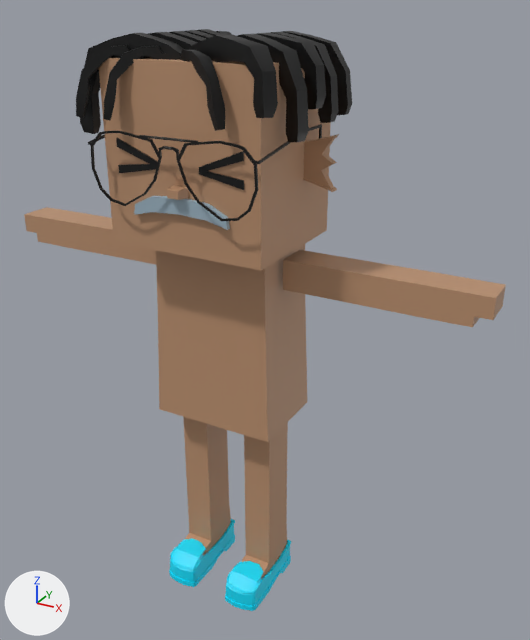
What one commit did to the FBX model mustachiorascals/fbx/48df090a-7176-47d9-8b9a-dd7215132815.fbx.
Both versions are drawn from a 50 mm lens placed at (0.0176, -0.0275, 0.0296), pointed at (0.0014, 0.002, 0.0149). Arrows for +X, +Y and +Z are at lower left; the lights stay in place. Where no turn or scale is listed for an object, it has been applied to the vertices.

The first picture shows 'e_6', 'ew_aviator_2', 'eye_6', 'f_loafers', 'h_coiled', 'm_anchorman', 'mustachio_arms', 'mustachio_body', 'mustachio_head', 'mustachio_legs'.
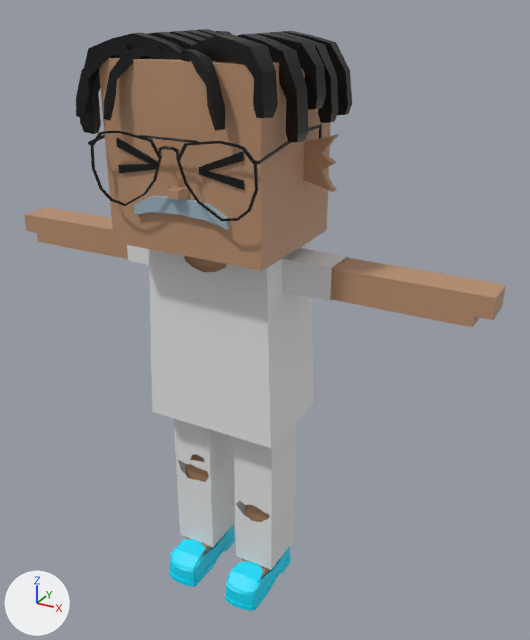
Changed parts and their boxes (x1, y1, x2, y2) in the pictures (530 x 640 px):
'c_shirt_1', added
    after: (149, 240, 314, 448)
'c_rippedjeans', added
    after: (174, 419, 297, 570)
'c_shirt_2', added
    after: (127, 245, 348, 301)
'mustachio_body', unchanged, covered by the edit
    before: (156, 244, 307, 442)
    after: (184, 256, 227, 273)
'mustachio_legs', unchanged, covered by the edit
    before: (183, 417, 288, 579)
    after: (184, 454, 270, 579)

Diff of the bpy script that builds the scene:
```diff
--- a/mustachiorascals/fbx/48df090a-7176-47d9-8b9a-dd7215132815.fbx.py
+++ b/mustachiorascals/fbx/48df090a-7176-47d9-8b9a-dd7215132815.fbx.py
@@ mat_lower_garment @@
+mat_lower_garment = principled_material('lower_garment')
+mat_lower_garment.base_color = (0.8, 0.8, 0.8)  # white #e7e7e7
@@ mat_upper_garment_1 @@
+mat_upper_garment_1 = principled_material('upper_garment_1')
+mat_upper_garment_1.base_color = (0.8, 0.8, 0.8)  # white #e7e7e7
@@ me_mesh_003_1 @@
+me_mesh_003_1.from_pydata(...)  # 277 vertices, 244 faces; spans x -0.00297..0.00299, y -0.00021..0.00257, z 0.0014..0.01069
+me_mesh_003_1.materials.append(mat_lower_garment)  # white #e7e7e7
@@ me_mesh_012 @@
+me_mesh_012.from_pydata(...)  # 24 vertices, 18 faces; spans x -0.00561..0.00561, y 0.00027..0.00209, z 0.01737..0.01893
+me_mesh_012.materials.append(mat_upper_garment_1)  # white #e7e7e7
@@ me_mesh_011 @@
+me_mesh_011.from_pydata(...)  # 230 vertices, 212 faces; spans x -0.00349..0.00349, y -0.0013..0.00353, z 0.00994..0.01894
+me_mesh_011.materials.append(mat_upper_garment_1)  # white #e7e7e7
@@ ob_c_rippedjeans @@
+ob_c_rippedjeans = bpy.data.objects.new('c_rippedjeans', me_mesh_003_1)
+ob_c_rippedjeans.location = (0.0, 0.0, 0.0)
@@ ob_c_shirt_2 @@
+ob_c_shirt_2 = bpy.data.objects.new('c_shirt_2', me_mesh_012)
+ob_c_shirt_2.location = (0.0, 0.0, 0.0)
@@ ob_c_shirt_1 @@
+ob_c_shirt_1 = bpy.data.objects.new('c_shirt_1', me_mesh_011)
+ob_c_shirt_1.location = (0.0, 0.0, 0.0)
```
